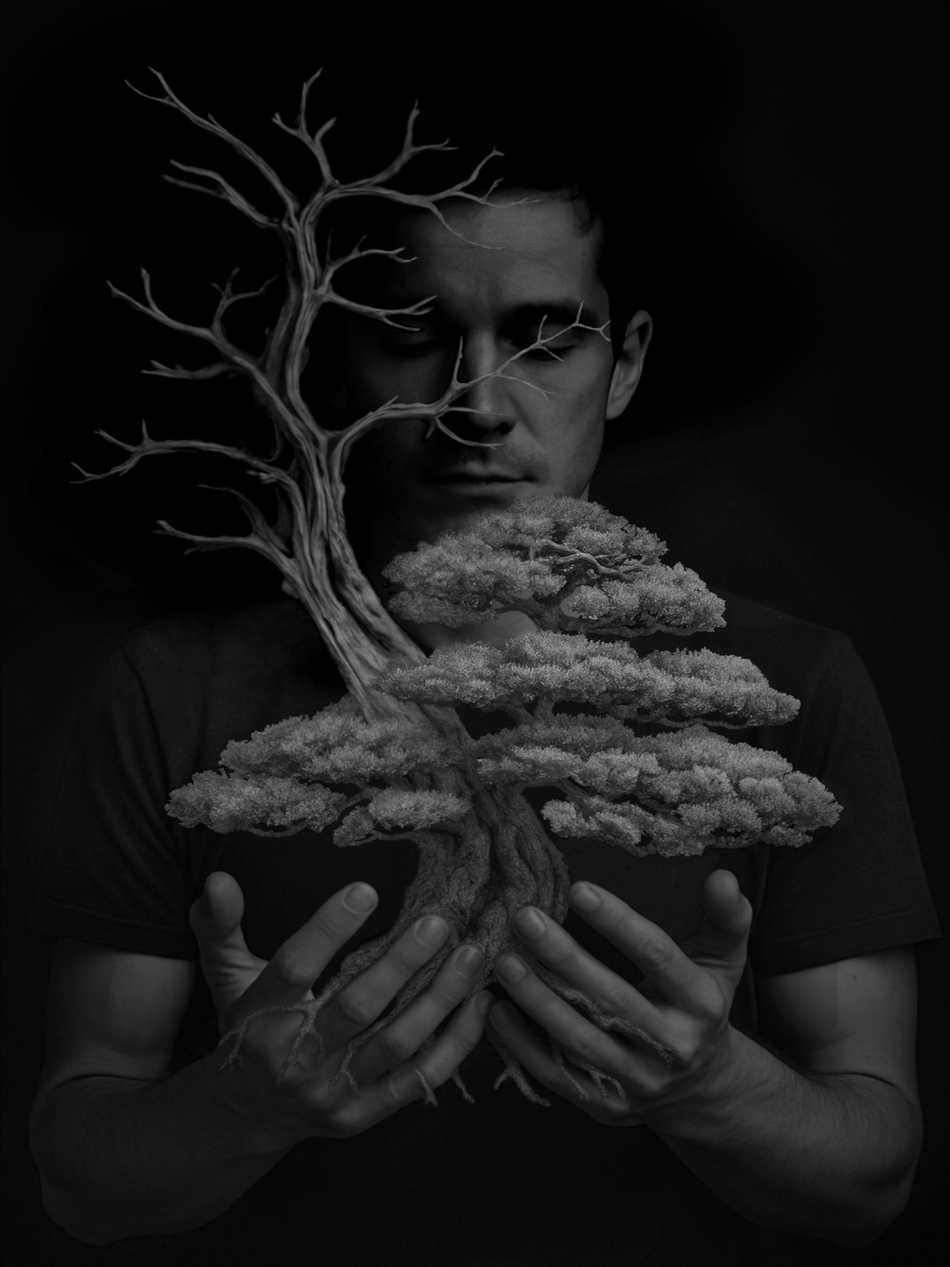
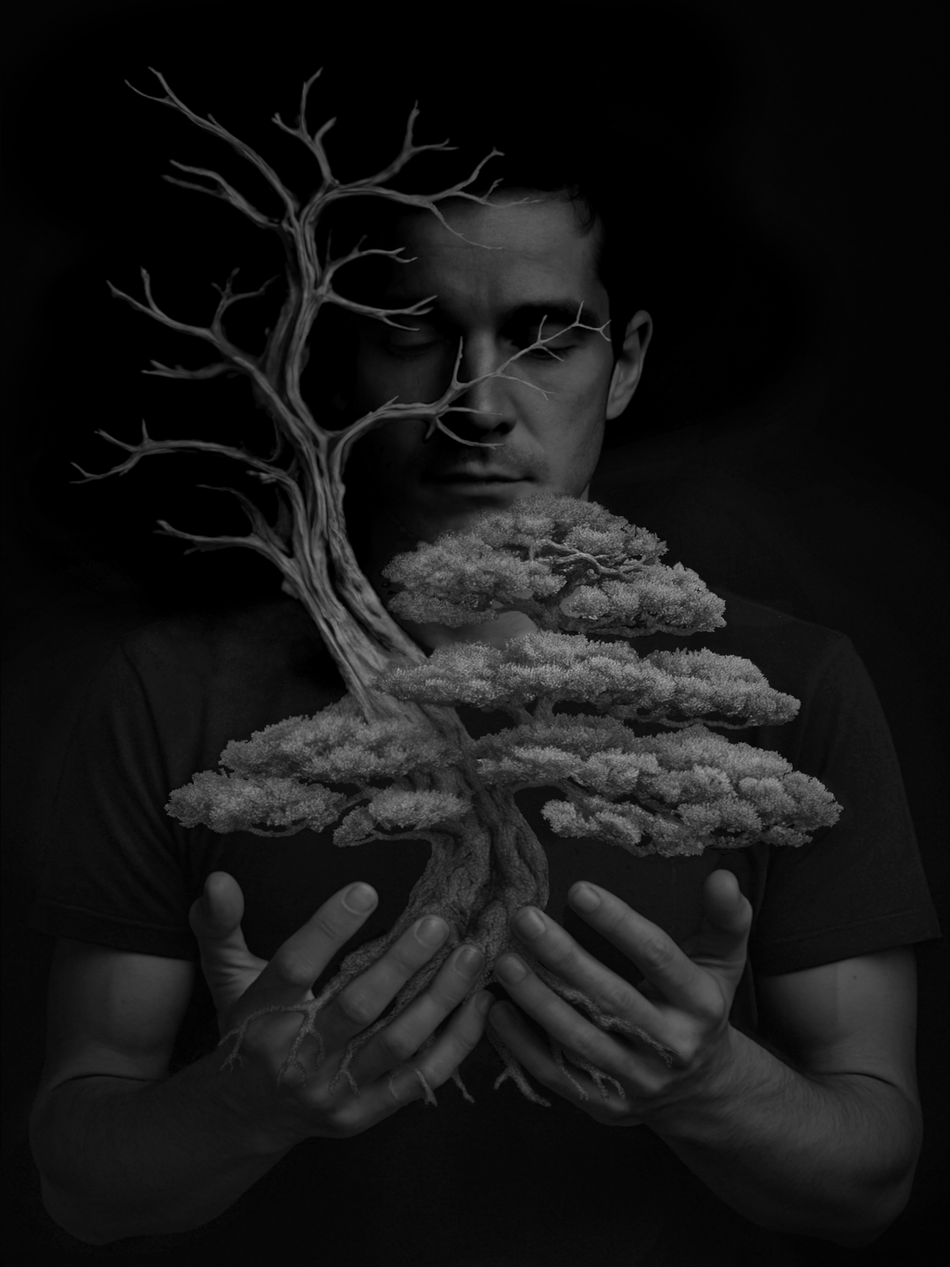
The second 950 x 1267 image is a revision of the first. Changes to its layers:
painted on "man_v1.png" over [339, 320, 573, 927]
